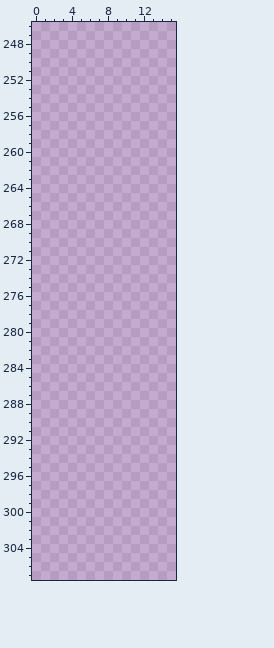
One commit to this pixel-art file: Asset/Pixel Crawler - Free Pack/Environment/Structures/Buildings/Walls.aseprite. The picture above was drawn from the file before the commit.
672x800 pixels, 1 frame. Colours within 5 levels of each other are drawn and written as one. Shown: x 0..15, y 246..307.
New version:
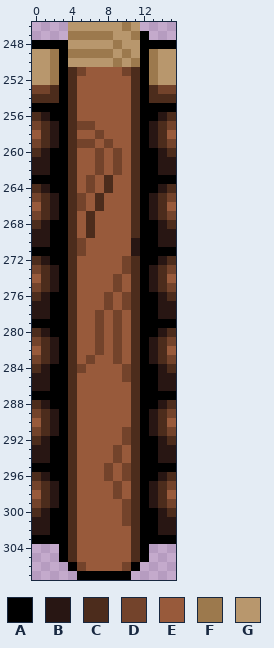
Palette (. is transparent): A #000000  B #281613  C #4c2c1c  D #73432b  E #985a3b  F #9c794d  G #b8976d
Diff:
y 246: x 4..11 ........ -> GGGGGGFG
y 247: x 4..12 ......... -> FFFFFGGFA
y 248: x 0..15 ................ -> AAAAGGGGGFGGAAAA
y 249: x 0..15 ................ -> GGFAFFFFFGFGAFGG
y 250: x 0..15 ................ -> GGFAGGGGGFGFAFGG
y 251: x 0..15 ................ -> GGFACDEEEEDCAFGG
y 252: x 0..15 ................ -> GGFACEEEEEECAFGG
y 253: x 0..15 ................ -> DDCACEEEEEECACDD
y 254: x 0..15 ................ -> CCCACEEEEEECACCC
y 255: x 0..15 ................ -> AAAACEEEEEECAAAA
y 256: x 0..15 ................ -> CBAACEEEEEECAABC
y 257: x 0..15 ................ -> DCBACDDEEEECABCD
y 258: x 0..15 ................ -> ECBACEEDEEECABCE
y 259: x 0..15 ................ -> DCBACDDEDEECABCD
y 260: x 0..15 ................ -> CBAACEEDEDECAABC
y 261..262: x 0..15 ................ -> BBAACEEDEDECAABB
y 263: x 0..15 ................ -> AAAACEDECEECAAAA
y 264: x 0..15 ................ -> CBAACEDECEECAABC
y 265: x 0..15 ................ -> DCBACDECEEECABCD
y 266: x 0..15 ................ -> ECBACDECEEECABCE
y 267: x 0..15 ................ -> DCBACECEEEECABCD
y 268: x 0..15 ................ -> CBAACECEEEECAABC
y 269: x 0..15 ................ -> BBAACECEEEECAABB
y 270: x 0..15 ................ -> BBAACDEEEEEBAABB
y 271: x 0..15 ................ -> AAAACDEEEEEBAAAA
y 272: x 0..15 ................ -> CBAACEEEEEDCAABC
y 273: x 0..15 ................ -> DCBACEEEEEDCABCD
y 274: x 0..15 ................ -> ECBACEEEEDECABCE
y 275: x 0..15 ................ -> DCBACEEEEDECABCD
y 276: x 0..15 ................ -> CBAACEEEDEDCAABC
y 277: x 0..15 ................ -> BBAACEEEDEDCAABB
y 278: x 0..15 ................ -> BBAACEEDEDECAABB
y 279: x 0..15 ................ -> AAAACEEDEDECAAAA
y 280: x 0..15 ................ -> CBAACEEDEDECAABC
y 281: x 0..15 ................ -> DCBACEEDEDECABCD
y 282: x 0..15 ................ -> ECBACEEDEDECABCE
y 283: x 0..15 ................ -> DCBACEDEEDECABCD
y 284: x 0..15 ................ -> CBAACDEEEEDCAABC
y 285: x 0..15 ................ -> BBAACEEEEEDCAABB
y 286: x 0..15 ................ -> BBAACEEEEEECAABB
y 287: x 0..15 ................ -> AAAACEEEEEECAAAA
y 288: x 0..15 ................ -> CBAACEEEEEECAABC
y 289: x 0..15 ................ -> DCBACEEEEEECABCD
y 290: x 0..15 ................ -> ECBACEEEEEECABCE
y 291: x 0..15 ................ -> DCBACEEEEEDCABCD
y 292: x 0..15 ................ -> CBAACEEEEEDCAABC
y 293..294: x 0..15 ................ -> BBAACEEEEDECAABB
y 295: x 0..15 ................ -> AAAACEEEDEDCAAAA
y 296: x 0..15 ................ -> CBAACEEEDEDCAABC
y 297: x 0..15 ................ -> DCBACEEEEDECABCD
y 298: x 0..15 ................ -> ECBACEEEEDECABCE
y 299: x 0..15 ................ -> DCBACEEEEEDCABCD
y 300: x 0..15 ................ -> CBAACEEEEEDCAABC
y 301: x 0..15 ................ -> BBAACEEEEEDCAABB
y 302: x 0..15 ................ -> BBAACEEEEEECAABB
y 303: x 0..15 ................ -> AAAACEEEEEECAAAA
y 304..305: x 3..12 .......... -> ACEEEEEECA
y 306: x 4..11 ........ -> ADEEEEDA
y 307: x 5..10 ...... -> AAAAAA
